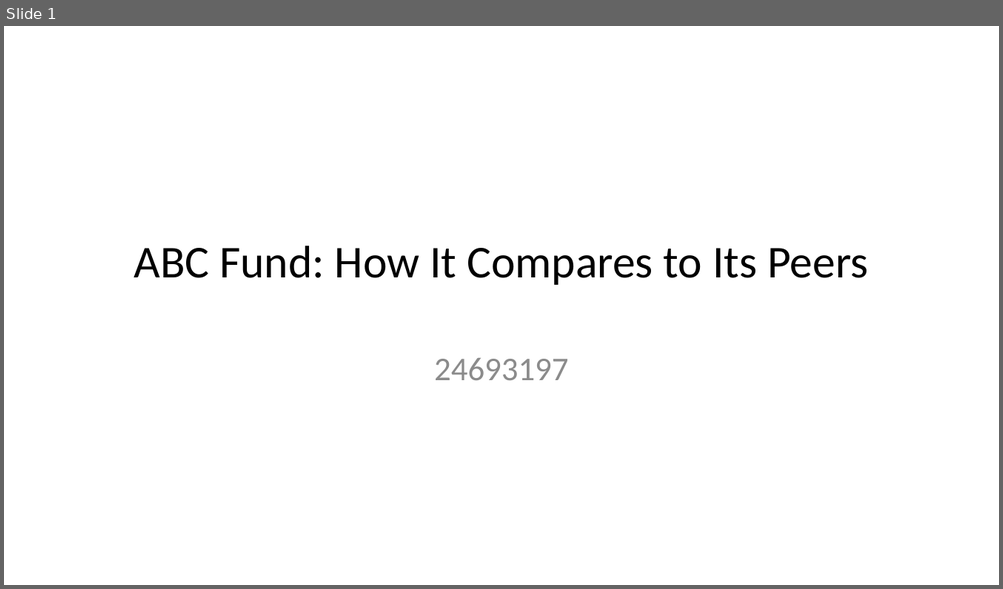
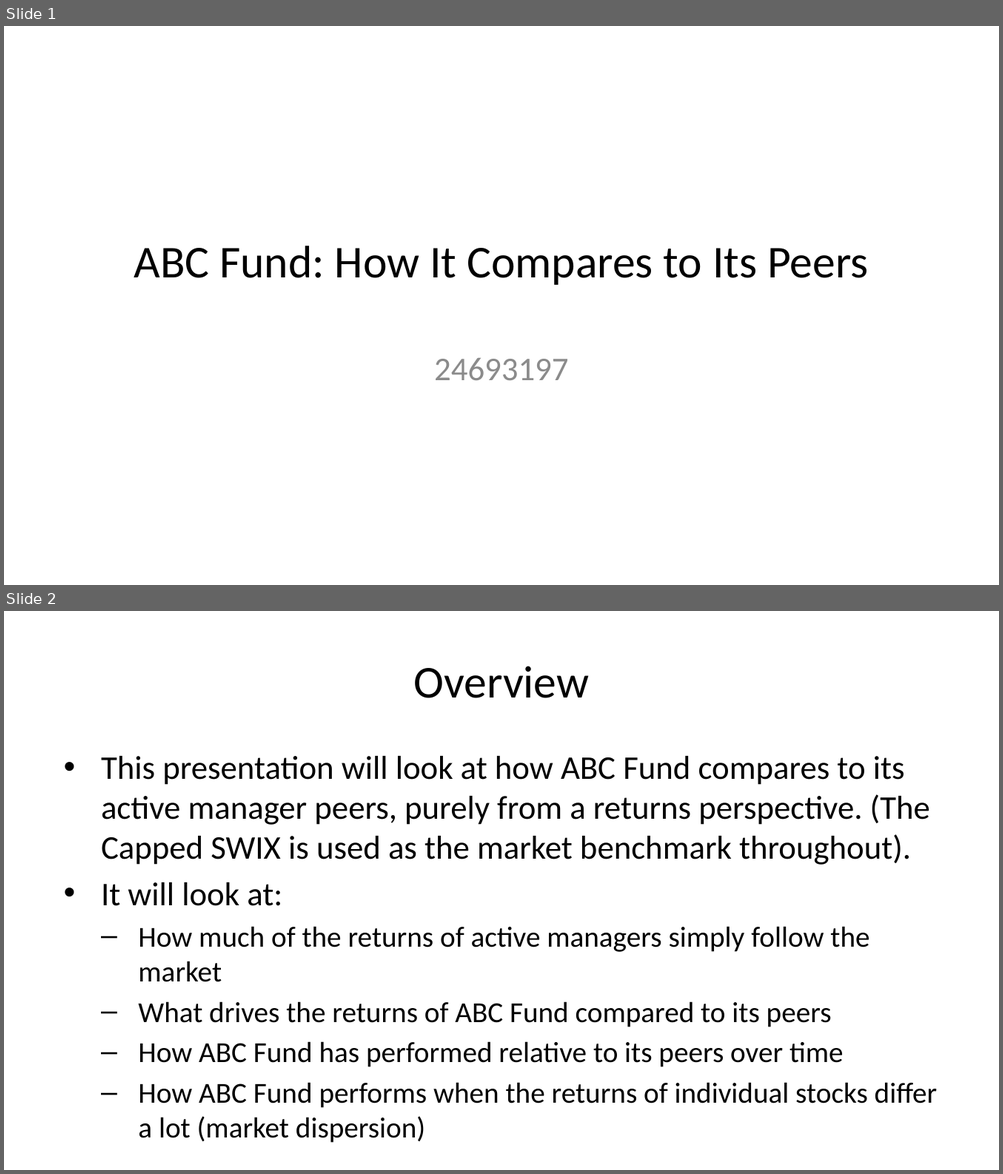
Before and after one commit to cara-burger/24693197_fmx_prax_exam, a slide deck: Questions/Question3/Question3.pptx. Shown one above the other, each under a label of ours: slide 1 before the commit, slides 1 and 2 after it. The pictures are 1003x589 and 1003x1174 pixels, drawn with LibreOffice and Linux fonts; fonts in the diff are those of the drawing. Boxes give left, top, right and bottom in pixels: in the first picture for what was removed or moved away, otherwise in the second. Text is boxed around its words. In the diff, an @@ line names an element or a change of style, - is before the commit and + after.

```diff
--- a/Questions/Question3/Question3.pptx
+++ b/Questions/Question3/Question3.pptx
@@ slide 2 added at <box>4,611,999,1170</box>, background #FFFFFF @@
@@ title added at <box>413,666,589,698</box>, 33 pt, text #000000 @@
+Overview
@@ text added at <box>101,756,937,1108</box>, 21 pt, text #000000 @@
+• This presentation will look at how ABC Fund compares to its active manager peers, purely from a returns perspective. (The Capped SWIX is used as the market benchmark throughout).
+• It will look at:
+  – How much of the returns of active managers simply follow the market
+  – What drives the returns of ABC Fund compared to its peers
+  – How ABC Fund has performed relative to its peers over time
+  – How ABC Fund performs when the returns of individual stocks differ a lot (market dispersion)
```
Also in this commit, not shown: 1 slide changed, 7 other slides added, 1 slide removed, 5 other files.
